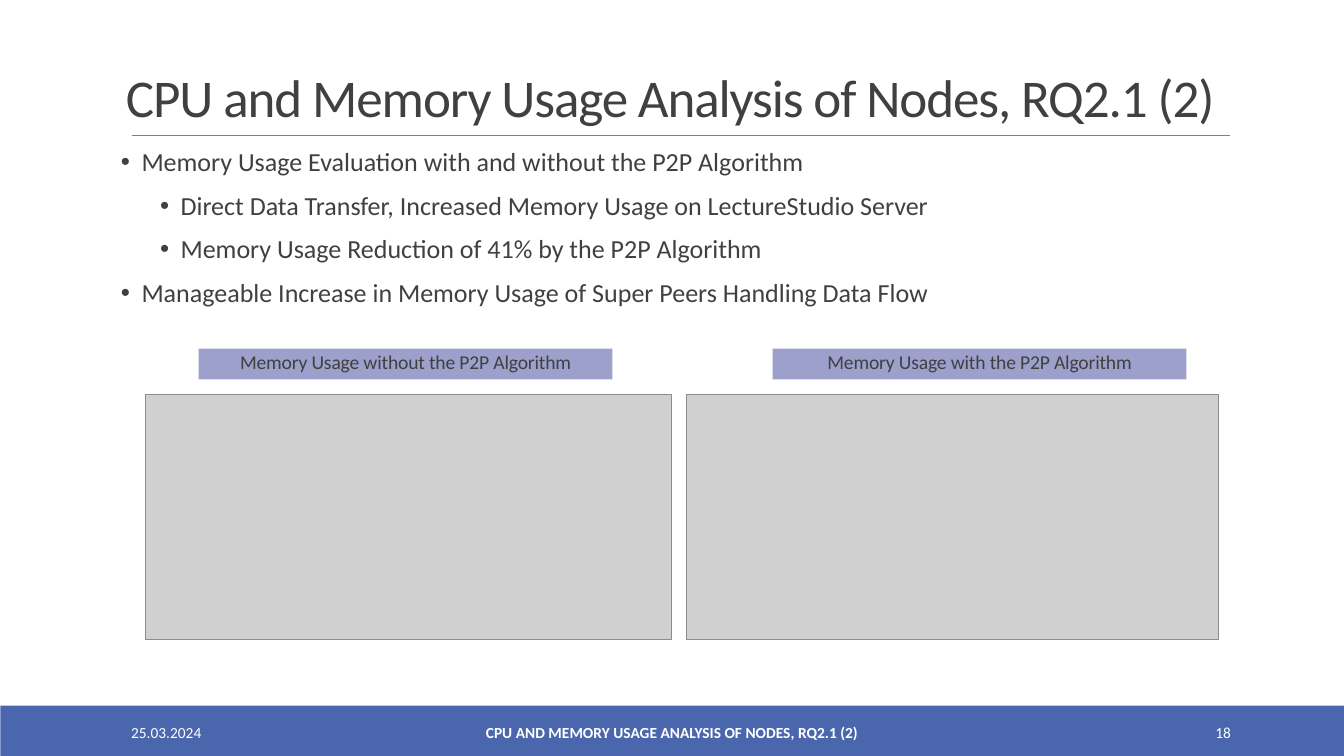
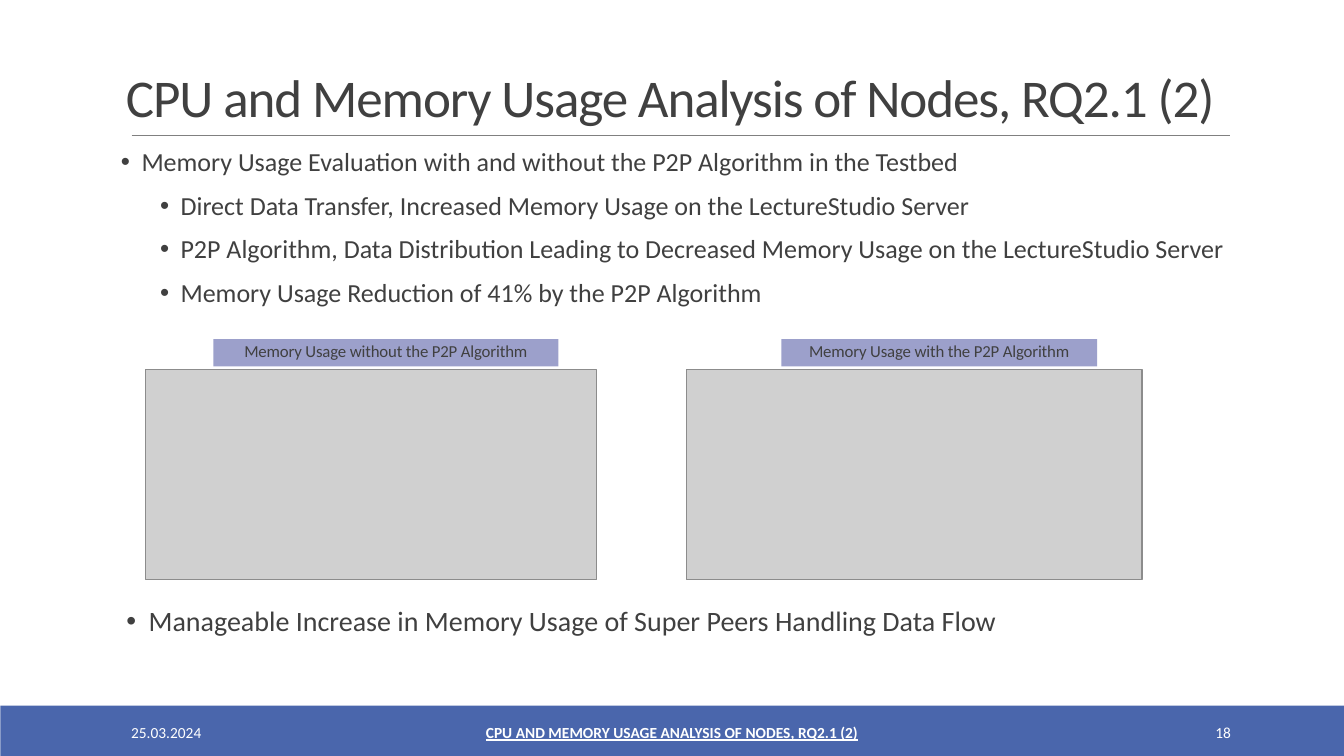
Before and after one commit to oezcankaraca/abschlussvortrag, a slide deck: slide 18 of Abschlussvortrag.pptx. Drawn at 1344x756 pixels with LibreOffice and Linux fonts; fonts in the diff are those of the drawing; grey boxes stand for pictures. Boxes give left, top, right and bottom in pixels: in the first picture for what was removed or moved away, otherwise in the second. Text is boxed around its words. In the diff, an @@ line names an element or a change of style, - is before the commit and + after.

```diff
--- a/Abschlussvortrag.pptx
+++ b/Abschlussvortrag.pptx
@@ text at box(142, 153, 1223, 263): text changed @@
-• Memory Usage Evaluation with and without the P2P Algorithm
-  • Direct Data Transfer, Increased Memory Usage on LectureStudio Server
+• Memory Usage Evaluation with and without the P2P Algorithm in the Testbed
+  • Direct Data Transfer, Increased Memory Usage on the LectureStudio Server
+  • P2P Algorithm, Data Distribution Leading to Decreased Memory Usage on the LectureStudio Server
@@ text at box(142, 284, 928, 307): paragraph removed @@
-• Manageable Increase in Memory Usage of Super Peers Handling Data Flow
@@ rectangle "Memory Usage without the P2P ...": place and size @@
-rectangle "Memory Usage without the P2P ..." at box(199, 349, 612, 380)
+rectangle "Memory Usage without the P2P ..." at box(214, 339, 559, 366)
@@ rectangle "Memory Usage without the P2P ..." at box(214, 339, 559, 366): size 14 to 12 pt @@
@@ rectangle "Memory Usage with the P2P ..." at box(781, 339, 1097, 366): size 14 to 12 pt @@
@@ rectangle "Memory Usage with the P2P ...": place and size @@
-rectangle "Memory Usage with the P2P ..." at box(773, 349, 1187, 380)
+rectangle "Memory Usage with the P2P ..." at box(781, 339, 1097, 366)
@@ picture: place and size @@
-picture at box(146, 395, 673, 640)
+picture at box(146, 370, 598, 580)
@@ picture: place and size @@
-picture at box(687, 395, 1219, 640)
+picture at box(687, 370, 1142, 580)
@@ text added at box(149, 611, 996, 636), 20 pt, text #404040 @@
+• Manageable Increase in Memory Usage of Super Peers Handling Data Flow
@@ text "CPU AND MEMORY USAGE ANALYSIS ..." at box(486, 727, 857, 741): underline on @@
```
Also in this commit, not shown: 16 other slides changed, 3 other files.
